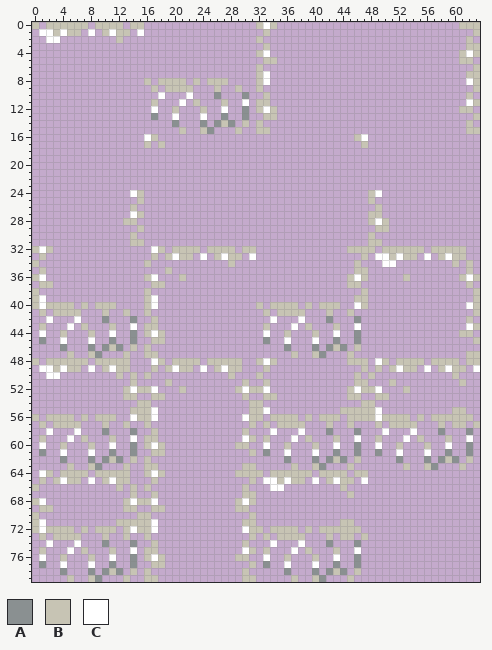
Edited in one commit: sprite sheet (graphics/images/wall_ore_vein.png). Above, as it was before the edit.
The file is 128x160 pixels, drawn in blocks of 2x2; one block is one cell here.
Palette (. is transparent): A #8a9091  B #c7c4b4  C #ffffff
Pixels before, first column x 0:
 0 B.BBBBBB.BBBB.BB................BCB..........................BBB
 1 .CCBCBB.C.BCBB.C.................B.............................B
 2 ..CC........B...................B.............................B.
 3 .................................B............................BB
 4 ................................BC...........................BCB
 5 .................................BB..........................BB.
 6 ................................B..............................B
 7 ................................BC............................BB
 8 ................B.BBBB.B.BBB....BC............................CB
 9 .................B.BBBB...B..B..B..............................B
10 ..................C...C...A...A..B............................B.
11 .................B...C.B...B..C.BB............................CB
12 .................C..B...B..C..A.BCB..........................BB.
13 .................A..C...C..A..A..BB............................B
14 ....................A...A.ABA.B.B.............................B.
15 .....................B..BA...B..BB............................BB
16 ................CB............................BC................
17 ................B.B............................B................
18 ................................................................
19 ................................................................
20 ................................................................
21 ................................................................
22 ................................................................
23 ................................................................
24 ..............CB................................BC..............
25 ...............B................................B...............
26 ..............B..................................B..............
27 ..............CB................................BB..............
28 .............BB.................................BCB.............
29 ...............B.................................BB.............
30 ..............B.................................B...............
31 ..............BB................................BB..............
32 BCB..............CB.BBBB.BBBB.BB.............BBBB.BBBBBB.BBBBB..
33 .B...............B.BCBB.C.BCBB.C...............B.CCBCBB.C.BCBB..
34 B...............B...........B.................B...CC........B.B.
35 .B.................B..........................BB..............B.
36 BC..............BC...B.......................BCB.....B.......BCB
37 .BB..............BB..........................BB...............B.
38 B...............B..............................B...............B
39 BC..............BC............................BB...............B
40 BCBBBB.B.BBB....BC..............B.BBBB.B.BBB..CB..............CB
41 .B.BBBB...B..B..B................B.BBBB...B..B.................B
42 ..C...C...A...A..B................C...C...A...A...............B.
43 .B...C.B...B..C.BB...............B...C.B...B..C...............CB
44 .C..B...B..C..A.BCB..............C..B...B..C..A..............BB.
45 .A..C...C..A..A..BB..............A..C...C..A..A................B
46 ....A...A.ABA.B.B...................A...A.ABA.B.................
47 .....B..BA...B..BB...................B..BA...B................BB
48 B.BBBBBB.BBBBB...CB.BBBB.BBBBB..BCB..........BBB.CB.BBBB.BBBB.BB
49 .CCBCBB.C.BCBB...B.BCBB.C.BCBB...B.............B.B.BCBB.C.BCBB.C
50 ..CC........B.B.B...........B...B.............B.B...........B...
51 ..............B....B..........B..B............BB...B.........B..
52 .............BCBBC...B.......BCBBC...........BCBBC...B..........
53 .............BB..BB...........B..BB..........BB..BB.............
54 ...............BB..............BB..............BB...............
55 ..............BBBC.............BBC..........BBBBBC..........BB..
56 B.BBBB.B.BBB..CBBC............CBB.BBBB.B.BBB.BBBBCBBBB.B.BBBBBB.
57 .B.BBBB...B..B..B..............B.B.BBBB...B..B...B.BBBB...B.BB.B
58 ..C...C...A...A..B............B...C...C...A...A...C...C...A...A.
59 .B...C.B...B..C.BB............CB.B...C.B...B..C..B...C.B...B..C.
60 .C..B...B..C..A.BCB..........BB..C..B...B..C..A..C..B...B..C..A.
61 .A..C...C..A..A..BB............B.A..C...C..A..A..A..C...C..A..A.
62 ....A...A.ABA.B.B...................A...A.ABA.B.....A...A.ABA.B.
63 .....B..BA...B..BB............BB.....B..BA...B.......B..BA...B..
64 .CB.BBBB.BBBBB..BCB..........BBBB.BBBBBB.BBBB.BB................
65 .B.BCBB.C.BCBB...B.............B.CCBCBB.C.BCBB.C................
66 B...........B.B.B.............B...CC........B...................
67 ..............B..B............BB.............B..................
68 BC...........BCBBC...........BCB................................
69 .BB..........BB..BB..........BB.................................
70 B..............BB..............B................................
71 BC..........BBBBBC............BB............BB..................
72 BCBBBB.B.BBB.BCBBC............CBB.BBBB.B.BBBBBB.................
73 .B.BBBB...B..B..B..............B.B.BBBB...B.BB.B................
74 ..C...C...A...A..B............B...C...C...A...A.................
75 .B...C.B...B..C.BB............CB.B...C.B...B..C.................
76 .C..B...B..C..A.BCB..........BB..C..B...B..C..A.................
77 .A..C...C..A..A..BB............B.A..C...C..A..A.................
78 ....A...A.ABA.B.B.............B.....A...A.ABA.B.................
79 .....B..BA...B..BB............BB.....B..BA...B..................
And afterwards:
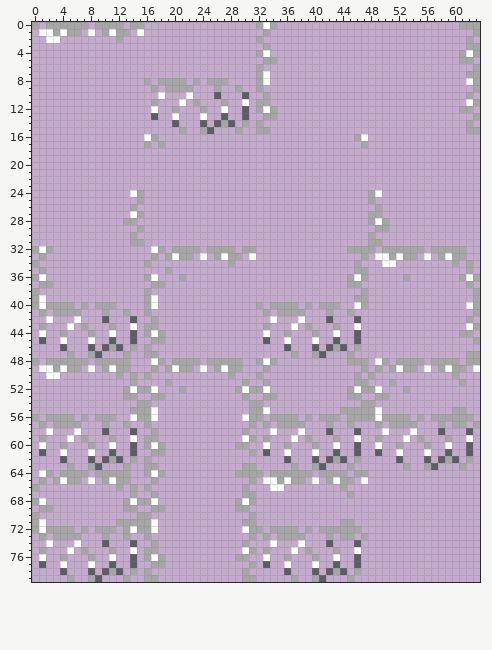
Changes in this commit:
colour A: #8a9091 -> #5a5e65
colour B: #c7c4b4 -> #a5a6a5
Changed places in both pictures, as pixel boxes (x1, y1, x2, y2):
changed: (32, 22, 144, 43)
changed: (144, 22, 277, 148)
changed: (459, 22, 480, 134)
changed: (354, 134, 368, 148)
changed: (32, 190, 480, 582)
